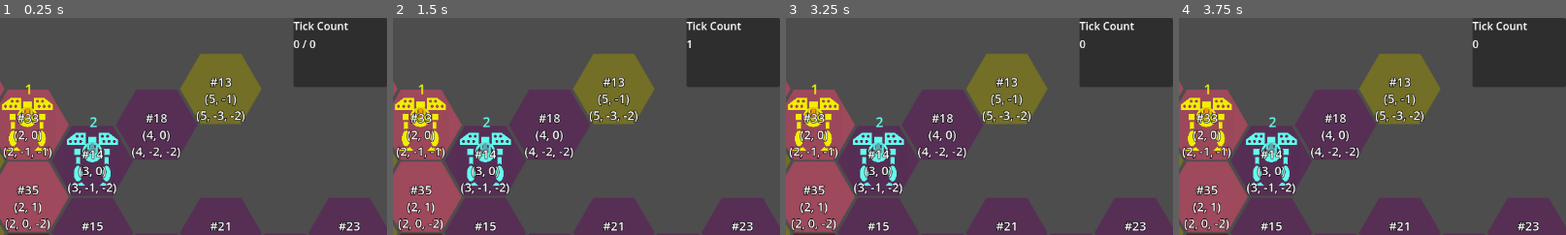
Above: before the commit, frames 1-4 (left to right).
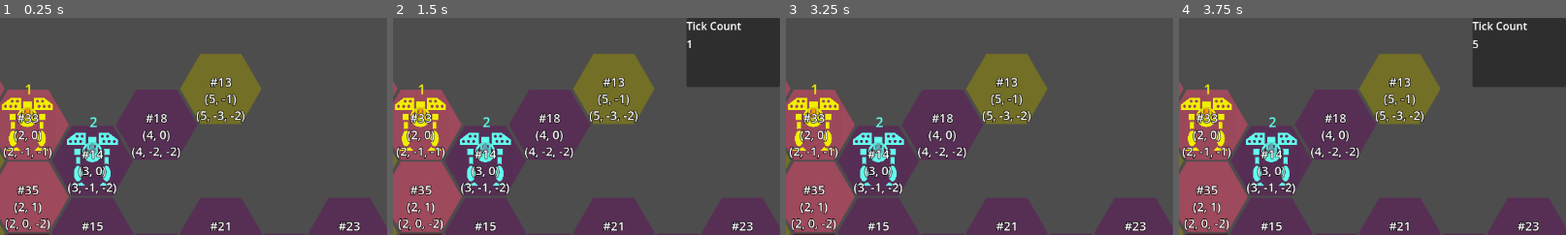
Above: after the commit, the same moments.

Repository: ArokhSlade/confetticore
Game: Godot game, scene res://game.tscn
Two runs of this game, one before a commit and one after it. Both use one fixed random seed, a clock stepped at 60 frames per second and the inputs below.
Inputs (mouse positions are % of the whole screen's width and height, from its top left):
- Up to frame 1 (0.25 s): no input
- Up to frame 2 (1.5 s): click "Execute!" at 0.5 s; move the mouse to (72, 45) at 1.27 s; click (72, 45) at 1.42 s
- Up to frame 3 (3.25 s): tap Enter at 2 s; move the mouse to (30, 55) at 2.02 s; click (30, 55) at 2.17 s; move the mouse to (60, 28) at 2.77 s; click (60, 28) at 2.92 s
- Up to frame 4 (3.75 s): click "Execute!" at 3.5 s
The pictures show only the part of the screen within x 50-100%, y 0-50%; the shares and areas given below are measured in that part.

The runs differ from the first frame. In frame 1, 7.5% of the frame differs, in the area x 75-100%, y 0-32%; in frame 2, nothing differs; in frame 3, 7.5%; in frame 4, less than 0.1%.

Commit message:
show/hide tick_display on execution start/stop
- includes refactor where UI yields the decision about state switch to Game.

[task #78](https://tree.taiga.io/project/gerald_as-confetticore/task/78)

Diff:
--- a/game.gd
+++ b/game.gd
@@ -16,7 +16,7 @@
 func start_execution():
 	level.start_execution()
 	tick_timer.start(tick_duration)
-	ui.update_tick_count_display(tick_count)
+	ui.switch_to_execute_mode()
 
 func execute_tick():
 	level.execute_tick()
@@ -28,9 +28,8 @@
 	tick_timer.stop()
 	tick_count = 0
 	ui.switch_to_planning_mode()
-	ui.update_tick_count_display(tick_count)
 
-func _on_ui_planning_finished():
+func _on_ui_execute_phase_requested():
 	start_execution()
 
 func _on_ui_mech_target_selected(mech, target):
--- a/game.tscn
+++ b/game.tscn
@@ -16,6 +16,6 @@
 
 [node name="TickTimer" type="Timer" parent="."]
 
+[connection signal="execute_phase_requested" from="UI" to="." method="_on_ui_execute_phase_requested"]
 [connection signal="mech_target_selected" from="UI" to="." method="_on_ui_mech_target_selected"]
-[connection signal="planning_finished" from="UI" to="." method="_on_ui_planning_finished"]
 [connection signal="timeout" from="TickTimer" to="." method="_on_tick_timer_timeout"]
--- a/ui/hud.gd
+++ b/ui/hud.gd
@@ -9,9 +9,11 @@
 
 func switch_to_planning_mode():
 	execute_button.disabled = false
+	tick_count_display.hide()
 
 func switch_to_execute_mode():
 	execute_button.disabled = true
+	tick_count_display.show()
 
 func _on_execute_button_pressed():
 	execute_button_pressed.emit()
--- a/ui/hud.tscn
+++ b/ui/hud.tscn
@@ -24,5 +24,6 @@
 visible = false
 
 [node name="TickCountDisplay" parent="." instance=ExtResource("3_546lt")]
+visible = false
 
 [connection signal="pressed" from="ExecuteButton" to="." method="_on_execute_button_pressed"]
--- a/ui/ui.gd
+++ b/ui/ui.gd
@@ -1,7 +1,7 @@
 extends Node
 class_name UI
 
-signal planning_finished
+signal execute_phase_requested
 signal mech_target_selected(mech, target)
 
 @export var hud : HUD
@@ -22,8 +22,7 @@
 	hud.update_tick_count_display(tick_count)
 
 func _on_hud_execute_button_pressed():
-	switch_to_execute_mode()
-	planning_finished.emit()
+	execute_phase_requested.emit()
 
 func _on_player_input_mech_selected(mech):
 	hud.update_mech_info_panel(mech)
